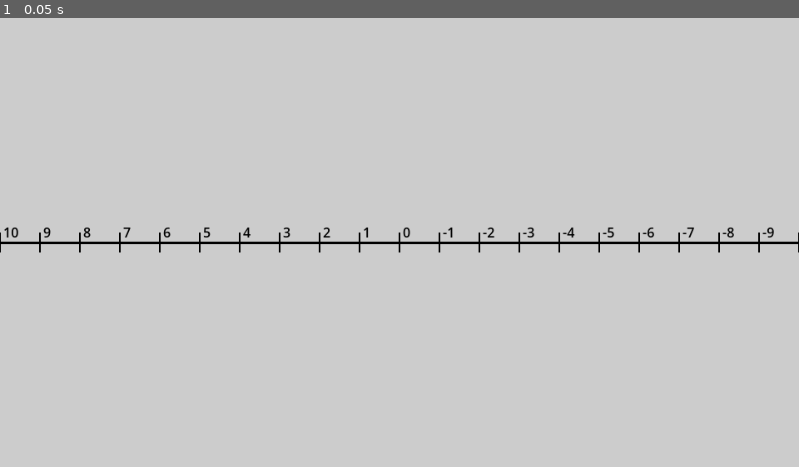
Above: before the commit, frame 1.
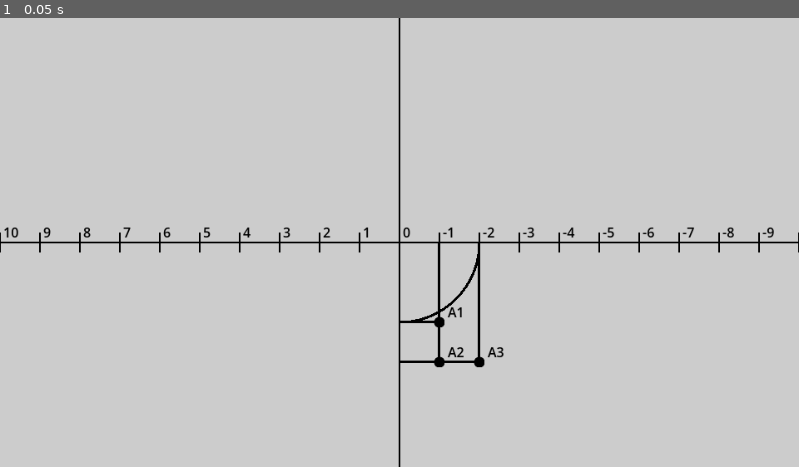
Above: after the commit, the same moment.

Repository: KP913/GeoDes-Editor
Game: Godot game, scene res://main.tscn
The game is run twice, just before and just after one commit, with the same random seed, the same clock (stepped at 60 frames per second) and the same inputs. The engine's default icon, where the game draws it, is replaced by a stand-in: a white triangle on a blue panel in a dark square.
Inputs:
- Up to frame 1 (0.05 s): no input

The runs differ from the first frame. In frame 1, 1.1% of the frame differs, in the area x 0-100%, y 0-100%.

Commit message:
Pontos feitos + 3a projecao

Diff:
--- a/main.gd
+++ b/main.gd
@@ -1,6 +1,10 @@
 extends Node2D
 
-var points := [Vector3(1,1,1)]
+var points := [Vector3(-1,2,-3)]
+var inicialpointname := "A"
+var pointindice := 0
+var is_P3_visible := true
+
 
 # Called when the node enters the scene tree for the first time.
 func _ready() -> void:
@@ -13,7 +17,20 @@
 
 		$EixoXLinhas.add_child(linha)
 
-# Called every frame. 'delta' is the elapsed time since the previous frame.
+	if is_P3_visible:
+		$EixoY.show()
+		#TODO Meter texto na linha vertical
+
+	for coord in points:
+		var ponto = preload("res://point.tscn").instantiate()
+		ponto.coords = coord
+		ponto.name = char(ord(inicialpointname)+pointindice)
+		pointindice += 1
+
+		$Pontos.add_child(ponto)
+
+
+		# Called every frame. 'delta' is the elapsed time since the previous frame.
 func _process(delta: float) -> void:
 	pass
 
--- a/main.tscn
+++ b/main.tscn
@@ -9,8 +9,13 @@
 
 [node name="EixoX" type="Line2D" parent="." unique_id=2145659865]
 position = Vector2(-1604.8301, 0.37452292)
-scale = Vector2(1.1872613, 1.1872615)
 points = PackedVector2Array(-2952, 0, 8568, 0)
+width = 2.0
+default_color = Color(0, 0, 0, 1)
+
+[node name="EixoY" type="Line2D" parent="." unique_id=1256528787]
+visible = false
+points = PackedVector2Array(0, -2951, 0, 800000)
 width = 2.0
 default_color = Color(0, 0, 0, 1)
 
@@ -23,3 +28,5 @@
 script = ExtResource("3_h2yge")
 
 [node name="EixoXLinhas" type="Node2D" parent="." unique_id=1188559432]
+
+[node name="Pontos" type="Node2D" parent="." unique_id=334612605]
--- /dev/null
+++ b/point.gd
@@ -0,0 +1,53 @@
+extends Node2D
+
+var coords := Vector3(0, 0, 0)
+var is_P3_visible := true
+# Called when the node enters the scene tree for the first time.
+func _ready() -> void:
+	$P1.position.x = -coords.x * 48
+	$P1.position.y = coords.y * 48
+
+	$P2.position.x = -coords.x * 48
+	$P2.position.y = -coords.z * 48
+
+	$Line2D.points[0] = $P1.position
+	$Line2D.points[2] = $P2.position
+	$Line2D.points[1] = Vector2($P1.position.x, 0)
+
+	$LabelPoint1.text = name+"1"
+	$LabelPoint1.position = $P1.position + Vector2(10, -24)
+	$LabelPoint2.text = name+"2"
+	$LabelPoint2.position = $P2.position + Vector2(10, -24)
+
+	if is_P3_visible:
+		$P3.show()
+		$LabelPoint3.show()
+		$LineP2P3.show()
+		$LineP1P3.show()
+
+		$P3.position.x = coords.y*48
+		$P3.position.y = -coords.z*48
+
+		$LabelPoint3.text = name+"3"
+		$LabelPoint3.position = $P3.position + Vector2(10, -24)
+
+		$LineP2P3.points[0] = $P2.position
+		$LineP2P3.points[1] = Vector2(0, $P2.position.y)
+		$LineP2P3.points[2] = $P3.position
+
+		var lista = []
+		lista.append($P1.position)
+		lista.append(Vector2(0, $P1.position.y))
+		var raio := coords.y*48
+		for angle in range (-90, 0, 1):
+			var point := Vector2(0, 0)
+			point.x = raio*cos(deg_to_rad(angle))
+			point.y = -raio*sin(deg_to_rad(angle))
+			lista.append(point)
+		lista.append(Vector2($P3.position.x,0))
+		lista.append($P3.position)
+		$LineP1P3.points = lista
+
+# Called every frame. 'delta' is the elapsed time since the previous frame.
+func _process(delta: float) -> void:
+	pass
--- a/point.tscn
+++ b/point.tscn
@@ -1,22 +1,67 @@
-[gd_scene format=3 uid="uid://xl02xtkm2yfk"]
+[gd_scene format=3 uid="uid://drfcnwceb6828"]
 
 [ext_resource type="Texture2D" uid="uid://dsa2ghncpk0gm" path="res://gfx/point.png" id="1_7fkqo"]
+[ext_resource type="Script" uid="uid://duv32hv1dl2mx" path="res://point.gd" id="1_q733i"]
 
 [node name="Point" type="Node2D" unique_id=55819580]
+script = ExtResource("1_q733i")
 
 [node name="Line2D" type="Line2D" parent="." unique_id=1163321947]
 points = PackedVector2Array(0, -56, 0, 0, 0, 56)
-width = 6.0
+width = 3.0
+default_color = Color(0, 0, 0, 1)
+
+[node name="LineP2P3" type="Line2D" parent="." unique_id=290971360]
+visible = false
+points = PackedVector2Array(0, -56, 0, 0, 0, 0)
+width = 3.0
+default_color = Color(0, 0, 0, 1)
+
+[node name="LineP1P3" type="Line2D" parent="." unique_id=1036742697]
+visible = false
+width = 3.0
 default_color = Color(0, 0, 0, 1)
 
 [node name="P1" type="Sprite2D" parent="." unique_id=139141785]
 modulate = Color(0, 0, 0, 1)
 position = Vector2(0, -56)
-scale = Vector2(0.5, 0.5)
+scale = Vector2(0.25, 0.25)
 texture = ExtResource("1_7fkqo")
 
 [node name="P2" type="Sprite2D" parent="." unique_id=882615360]
 modulate = Color(0, 0, 0, 1)
 position = Vector2(0, 56)
-scale = Vector2(0.5, 0.5)
+scale = Vector2(0.25, 0.25)
 texture = ExtResource("1_7fkqo")
+
+[node name="P3" type="Sprite2D" parent="." unique_id=1053498965]
+visible = false
+modulate = Color(0, 0, 0, 1)
+position = Vector2(0, 56)
+scale = Vector2(0.25, 0.25)
+texture = ExtResource("1_7fkqo")
+
+[node name="LabelPoint1" type="Label" parent="." unique_id=1513073954]
+modulate = Color(0, 0, 0, 1)
+offset_left = 16.0
+offset_top = 56.0
+offset_right = 56.0
+offset_bottom = 79.0
+text = "P1"
+
+[node name="LabelPoint2" type="Label" parent="." unique_id=2118741986]
+modulate = Color(0, 0, 0, 1)
+offset_left = 16.0
+offset_top = -80.0
+offset_right = 56.0
+offset_bottom = -57.0
+text = "P2"
+
+[node name="LabelPoint3" type="Label" parent="." unique_id=146524339]
+visible = false
+modulate = Color(0, 0, 0, 1)
+offset_left = 16.0
+offset_top = -80.0
+offset_right = 56.0
+offset_bottom = -57.0
+text = "P2"
Not shown, added: point.gd.uid
